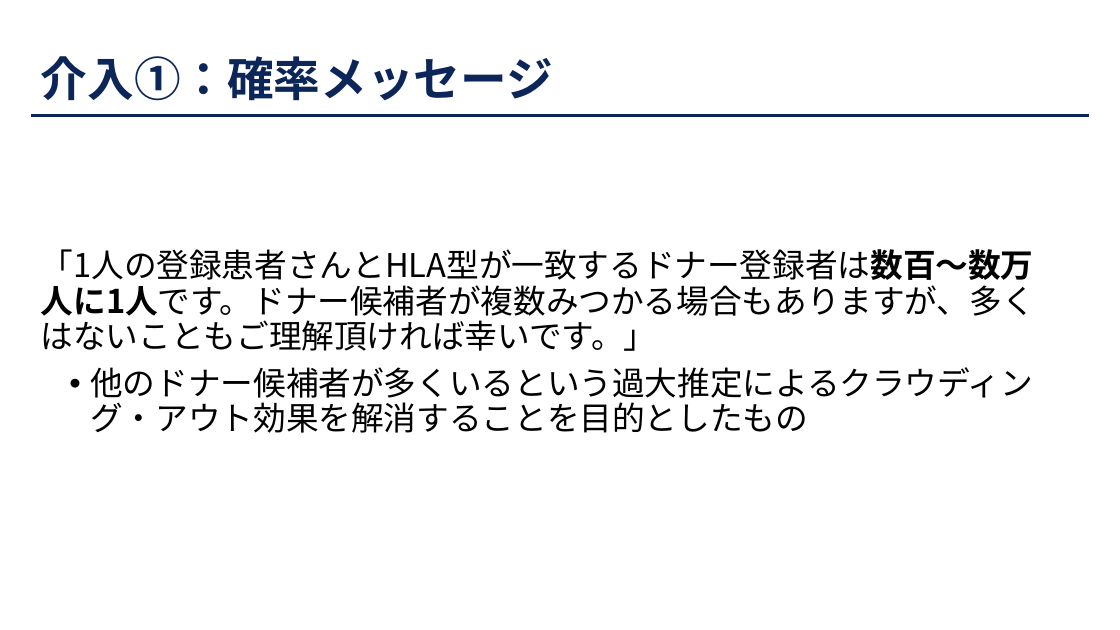
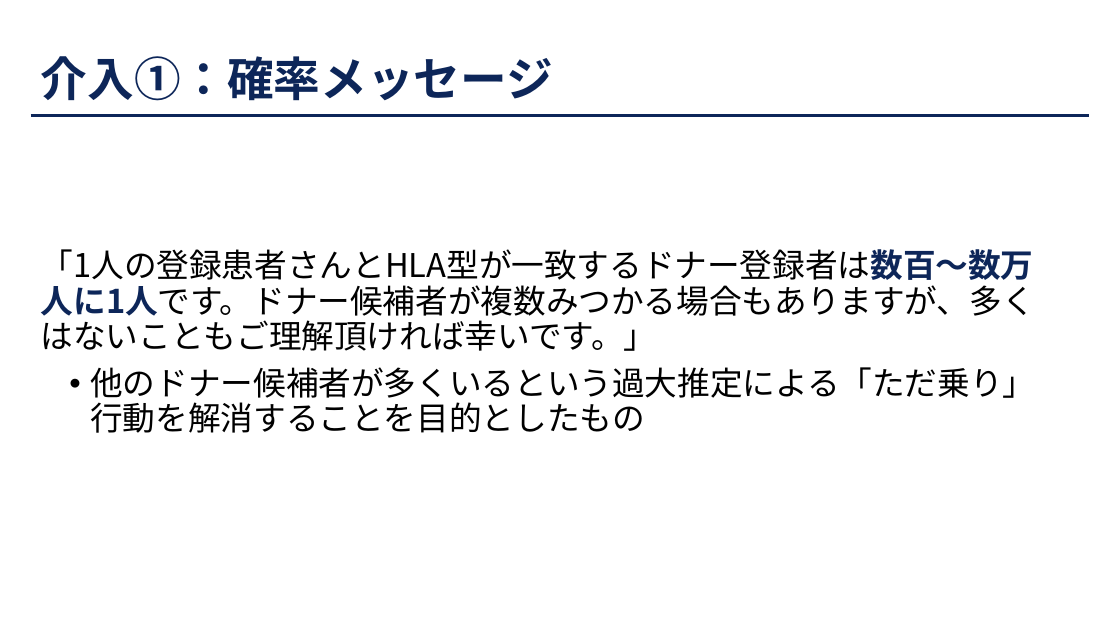
Before and after one commit to JMDP-behavioral-economics/RCT-Nudge, a slide deck: slide 9 of docs/slide/221014骨髄バンク介入実験分析.pptx. Drawn at 1120x630 pixels with LibreOffice and Linux fonts; fonts in the diff are those of the drawing. Boxes give left, top, right and bottom in pixels: in the first picture for what was removed or moved away, otherwise in the second. Text is boxed around its words. In the diff, an @@ line names an element or a change of style, - is before the commit and + after.

```diff
--- a/docs/slide/221014骨髄バンク介入実験分析.pptx
+++ b/docs/slide/221014骨髄バンク介入実験分析.pptx
@@ text at [41,249,1035,351]: text colour #000000 to #0D2659 in "「1人の登録患者さんとHLA型が一致するドナー登録者は数百〜数万人に1人です。ドナー候補者が複数みつかる場合もありますが ..." @@
@@ text at [90,367,1035,433]: text changed @@
-• 他のドナー候補者が多くいるという過大推定によるクラウディング・アウト効果を解消することを目的としたもの
+• 他のドナー候補者が多くいるという過大推定による「ただ乗り」行動を解消することを目的としたもの
```
Also in this commit, not shown: 22 other slides changed.
